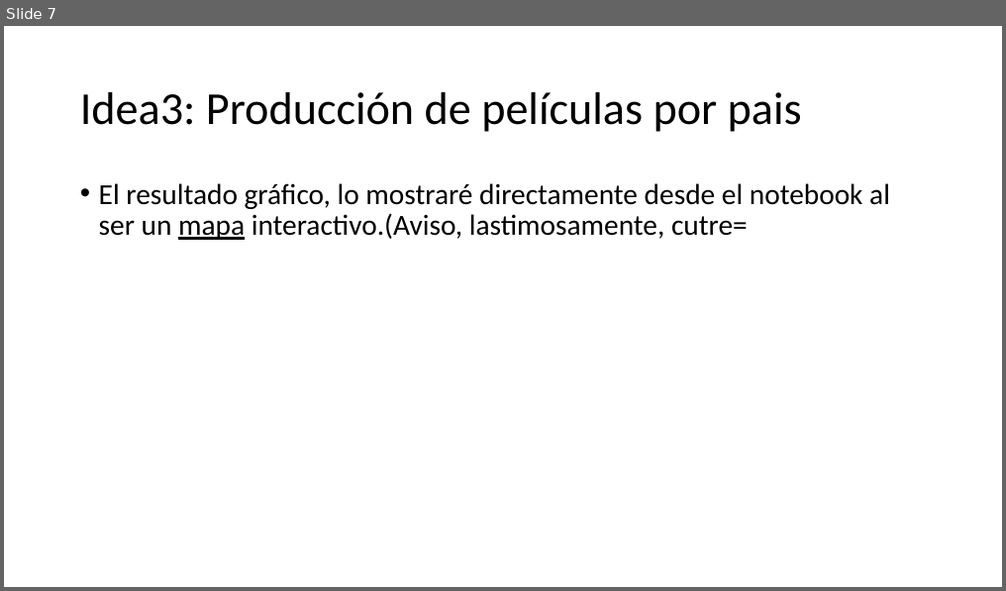
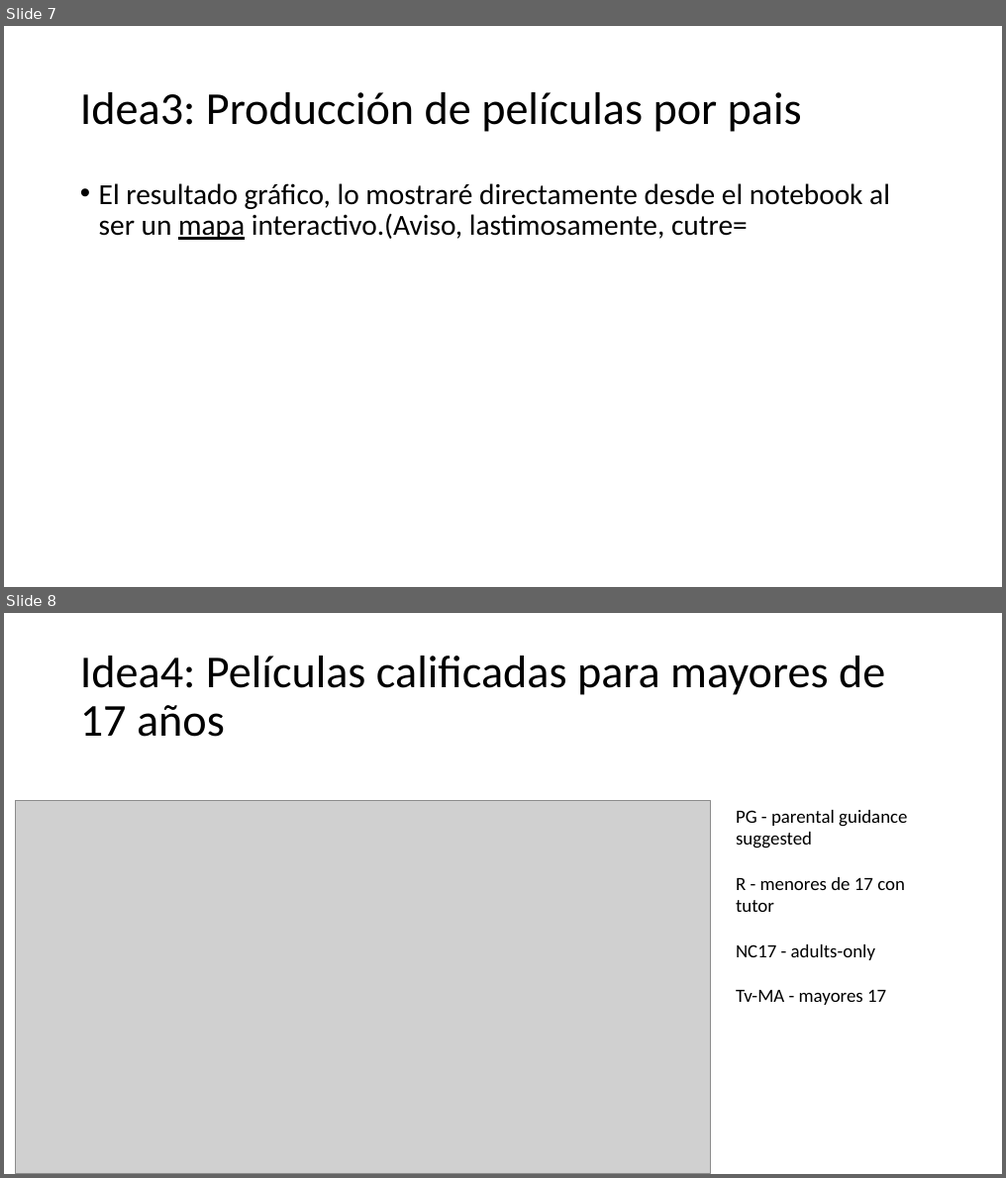
Before and after one commit to pinipv/EDA, a slide deck: presentacion/Netflix.pptx. Shown one above the other, each under a label of ours: slide 7 before the commit, slides 7 and 8 after it. The pictures are 1006x591 and 1006x1178 pixels, drawn with LibreOffice and Linux fonts; fonts in the diff are those of the drawing; grey boxes stand for pictures. Boxes give left, top, right and bottom in pixels: in the first picture for what was removed or moved away, otherwise in the second. Text is boxed around its words. In the diff, an @@ line names an element or a change of style, - is before the commit and + after.

```diff
--- a/presentacion/Netflix.pptx
+++ b/presentacion/Netflix.pptx
@@ slide 8 added at [4, 613, 1002, 1174], background #FFFFFF @@
@@ title added at [80, 656, 885, 737], 44 pt, text #000000 @@
+Idea4: Películas calificadas para mayores de 17 años
@@ picture added at [15, 801, 711, 1174] @@
@@ text added at [736, 810, 907, 1005], 18 pt, text #000000 @@
+PG - parental guidance suggested
+R - menores de 17 con tutor
+NC17 - adults-only
+Tv-MA - mayores 17
```
Also in this commit, not shown: 3 slides changed, 2 other files.
